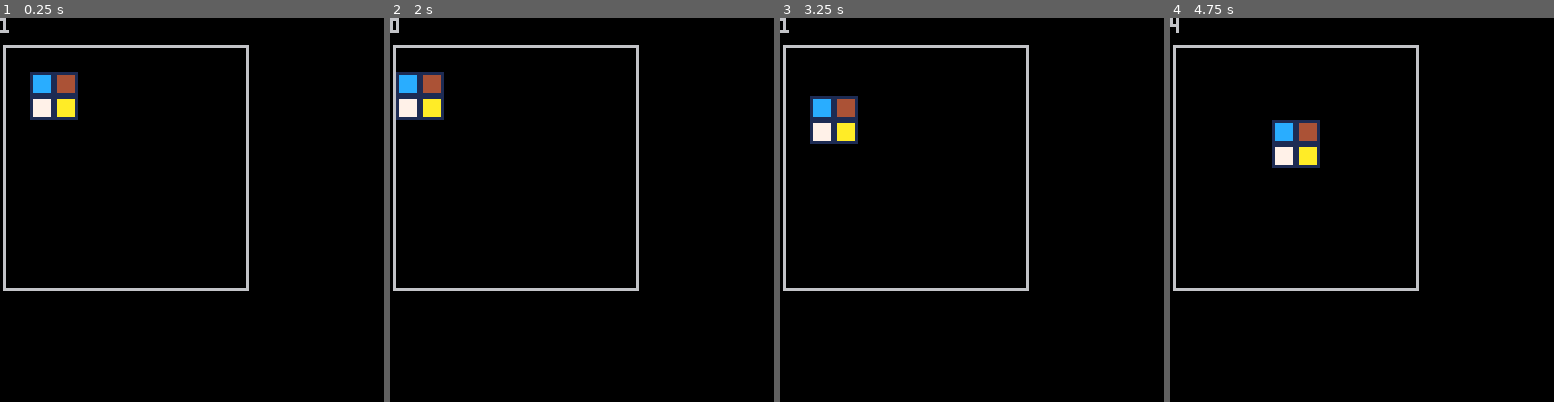
Above: before the commit, frames 1-4 (left to right).
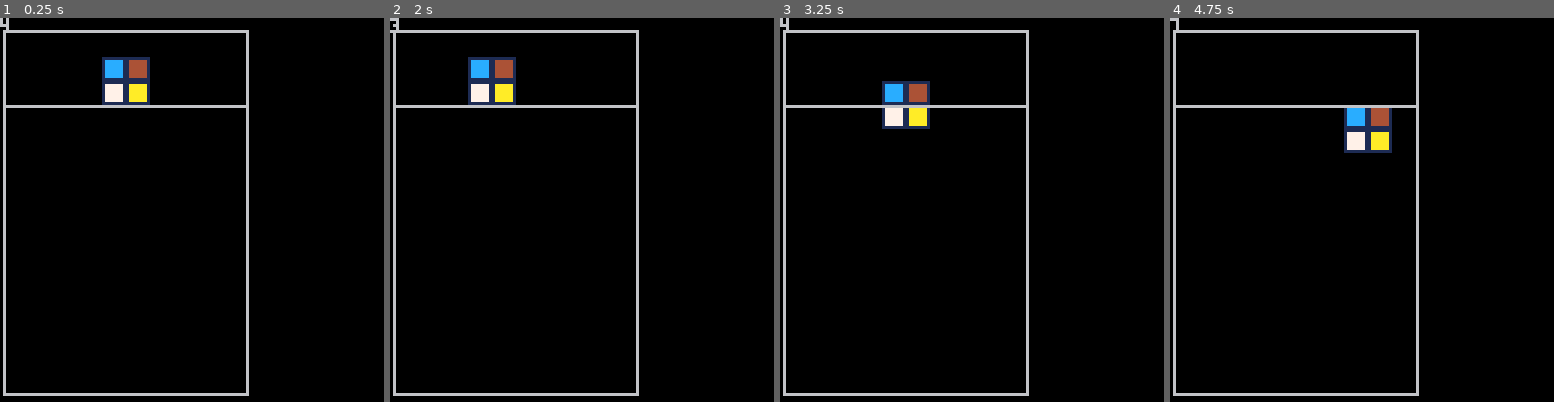
Above: after the commit, the same moments.

Repository: josephmarksjr/ludum-dare-46-keep-it-alive
Game: PICO-8 cartridge ld_46_keep_it_alive.p8
Two runs of this game, one before a commit and one after it. Both use one fixed random seed, a clock stepped at 60 frames per second and the inputs below.
Inputs:
- Up to frame 1 (0.25 s): no input
- Up to frame 2 (2 s): hold Left from 1.97 s (still down)
- Up to frame 3 (3.25 s): release Left at 2.37 s; hold Down 2.42-2.82 s; hold Right from 2.87 s (still down)
- Up to frame 4 (4.75 s): release Right at 3.53 s; hold Right 4.13-4.53 s; hold Down from 4.58 s (still down)

The runs differ from the first frame. In frame 1, 6.0% of the frame differs, in the area x 0-65%, y 0-99%; in frame 2, 6.0%; in frame 3, 5.9%; in frame 4, 6.0%.

Commit message:
Attempt to improve collisions (add side collisions)

Diff:
--- a/ld_46_keep_it_alive.p8
+++ b/ld_46_keep_it_alive.p8
@@ -6,8 +6,8 @@
 
 rows = {}
 bw=10 --board width
-bh=10 --board height
-c={x=2,y=10} -- board top corner
+bh=15 --board height
+c={x=2,y=5} -- board top corner
 f={} -- falling piece
 
 function init_rows()
@@ -28,7 +28,7 @@
 end
 
 function spawn_f()
- f={x=1,y=1,a=1,b=2,c=3,d=4}
+ f={x=(bw/2)-1,y=1,a=1,b=2,c=3,d=4}
 end
 
 function _init()
@@ -36,39 +36,85 @@
  spawn_f()
 end
 
-function check_collisions()
- if (rows[f.x][f.y+1] == 0) then
-  return false
- end
-
- return true
+function check_s_col()
+ if (rows[f.x-1][f.y] != 0) then
+  return true
+ end
+
+ if (rows[f.x+3][f.y] != 0) then
+  return true
+ end
+
+ return false
+end
+
+function check_l_col()
+ if (rows[f.x][f.y+2] != 0) then
+  return true
+ end
+
+ if (rows[f.x+1][f.y+2] != 0) then
+  return true
+ end
+
+ return false
+end
+
+function check_n_f(nfx,nfy)
+ if(rows[nfx][nfy] != 0) then
+  return true
+ end
+
+ if(rows[nfx+1][nfy] != 0) then
+  return true
+ end
+
+ if(rows[nfx][nfy+1] != 0) then
+  return true
+ end
+
+ if(rows[nfx+1][nfy+1] != 0) then
+  return true
+ end
+
+ return false
 end
 
 function _update()
- if (check_collisions()) then
-  --spawn_f()
- end
+ if (check_l_col()) then
+  lock_f()
+ end
+
+ local nfx=f.x
+ local nfy=f.y
 
  if (btnp(0)) then
-  f.x-=1
-  if (f.x < 1) then
-   f.x=0
-  end
+  nfx = f.x - 1
  end
 
  if (btnp(1)) then
-  f.x+=1
-  if (f.x > bw-2) then
-   f.x=bw-2
-  end
+  nfx= f.x + 1
  end
 
  if (btnp(3)) then
-  f.y+=1
-  if (f.y > bh-3) then
-   f.y=bh-2
-   lock_f()
-  end
+  nfy=f.y+1
+ end
+
+ if (nfx<0) then
+  nfx = f.x
+ end
+
+ if (nfx>(bw-2)) then
+  nfx = f.x
+ end
+
+ if (nfy>bh-2) then
+  nfy = f.y
+  lock_f()
+ elseif (not check_n_f(nfx,nfy)) then
+  f.x = nfx
+  f.y = nfy
+ else
  end
 end
 
@@ -91,6 +137,8 @@
 	end
 
 	draw_f()
+
+	line(c.x,(c.y+(3*8)),c.x+(bw*8),(c.y+(3*8)))
 
 	print(f.x)
 end
